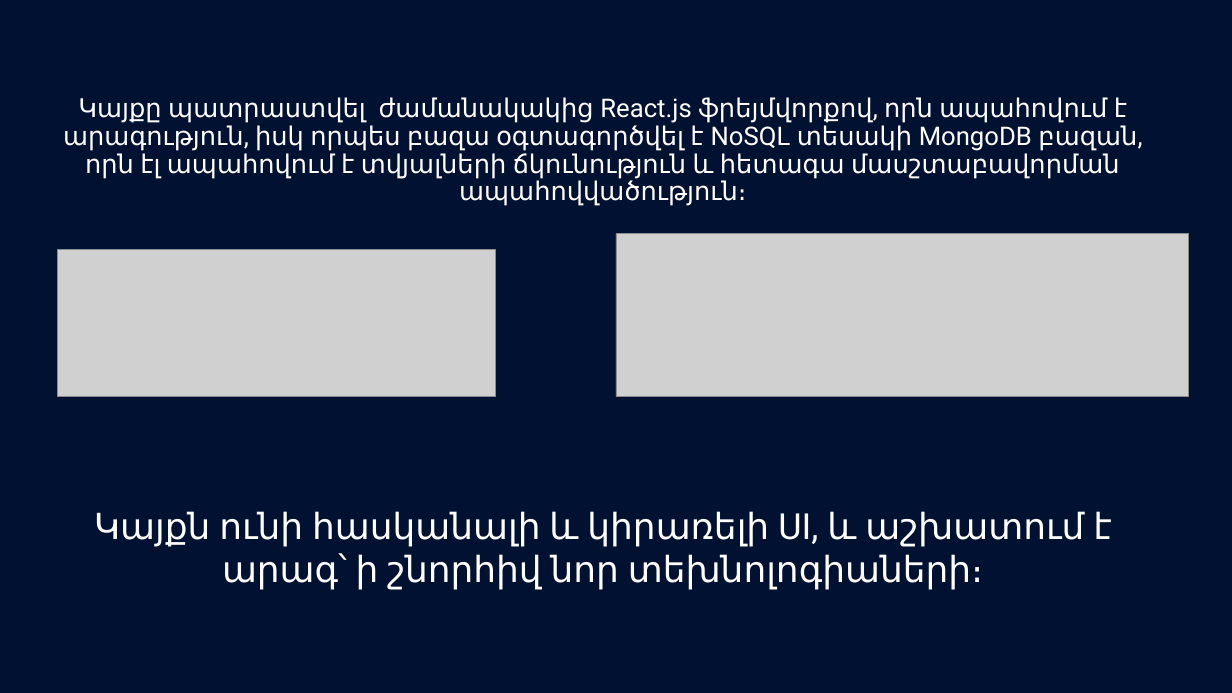
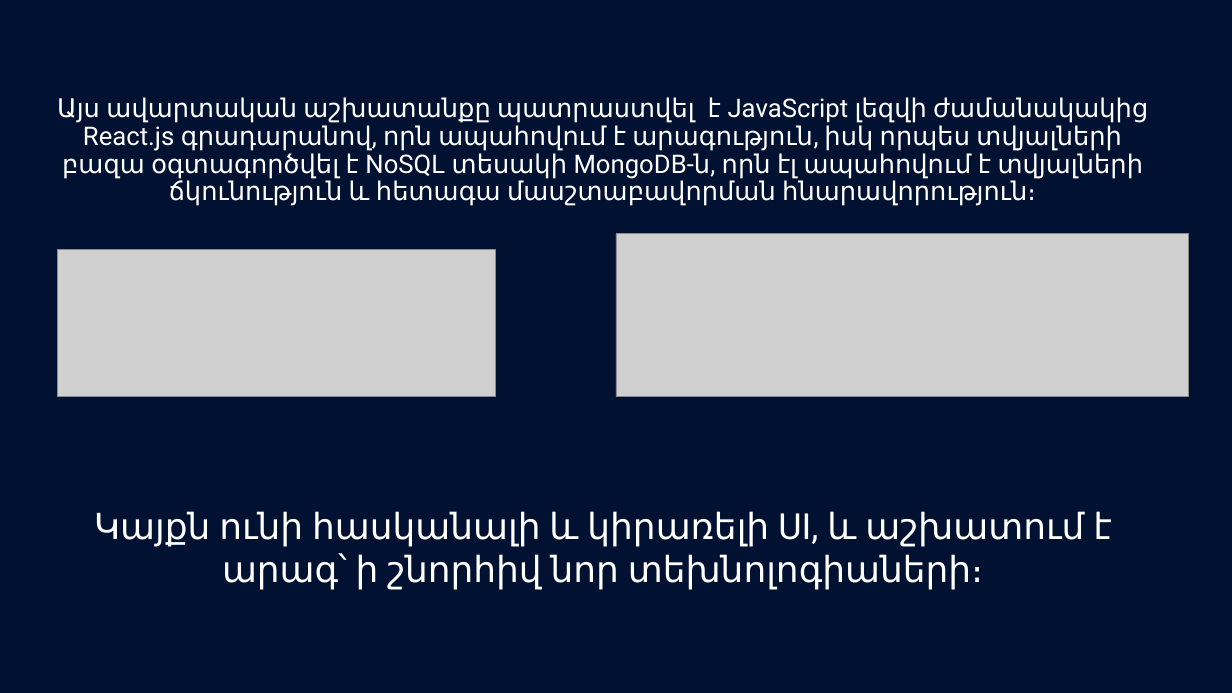
Before and after one commit to HaniusG/diploma-car-trading-platform, a slide deck: slide 3 of Fullstack.pptx. Drawn at 1232x693 pixels with LibreOffice and Linux fonts; fonts in the diff are those of the drawing; grey boxes stand for pictures. Boxes give left, top, right and bottom in pixels: in the first picture for what was removed or moved away, otherwise in the second. Text is boxed around its words. In the diff, an @@ line names an element or a change of style, - is before the commit and + after.

```diff
--- a/Fullstack.pptx
+++ b/Fullstack.pptx
@@ subtitle at <box>57,97,1148,206</box>: text changed @@
-Կայքը պատրաստվել ժամանակակից React.js ֆրեյմվորքով, որն ապահովում է արագություն, իսկ որպես բազա օգտագործվել է NoSQL տեսակի MongoDB բազան, որն էլ ապահովում է տվյալների ճկունություն և հետագա մասշտաբավորման ապահովվածություն։
+Այս ավարտական աշխատանքը պատրաստվել է JavaScript լեզվի ժամանակակից React.js գրադարանով, որն ապահովում է արագություն, իսկ որպես տվյալների բազա օգտագործվել է NoSQL տեսակի MongoDB-ն, որն էլ ապահովում է տվյալների ճկունություն և հետագա մասշտաբավորման հնարավորություն։
```
Also in this commit, not shown: 1 other slide changed, 5 other files.
